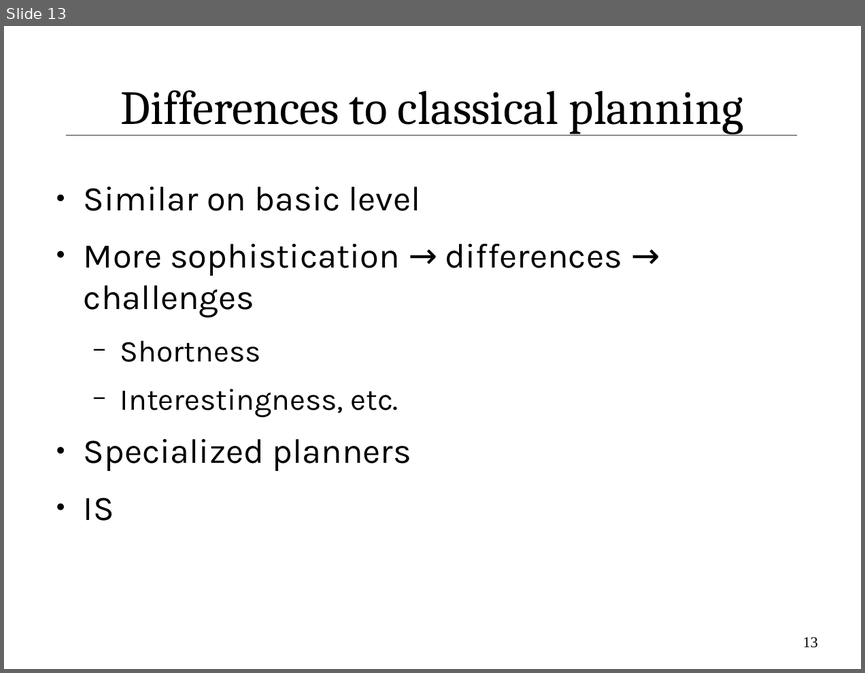
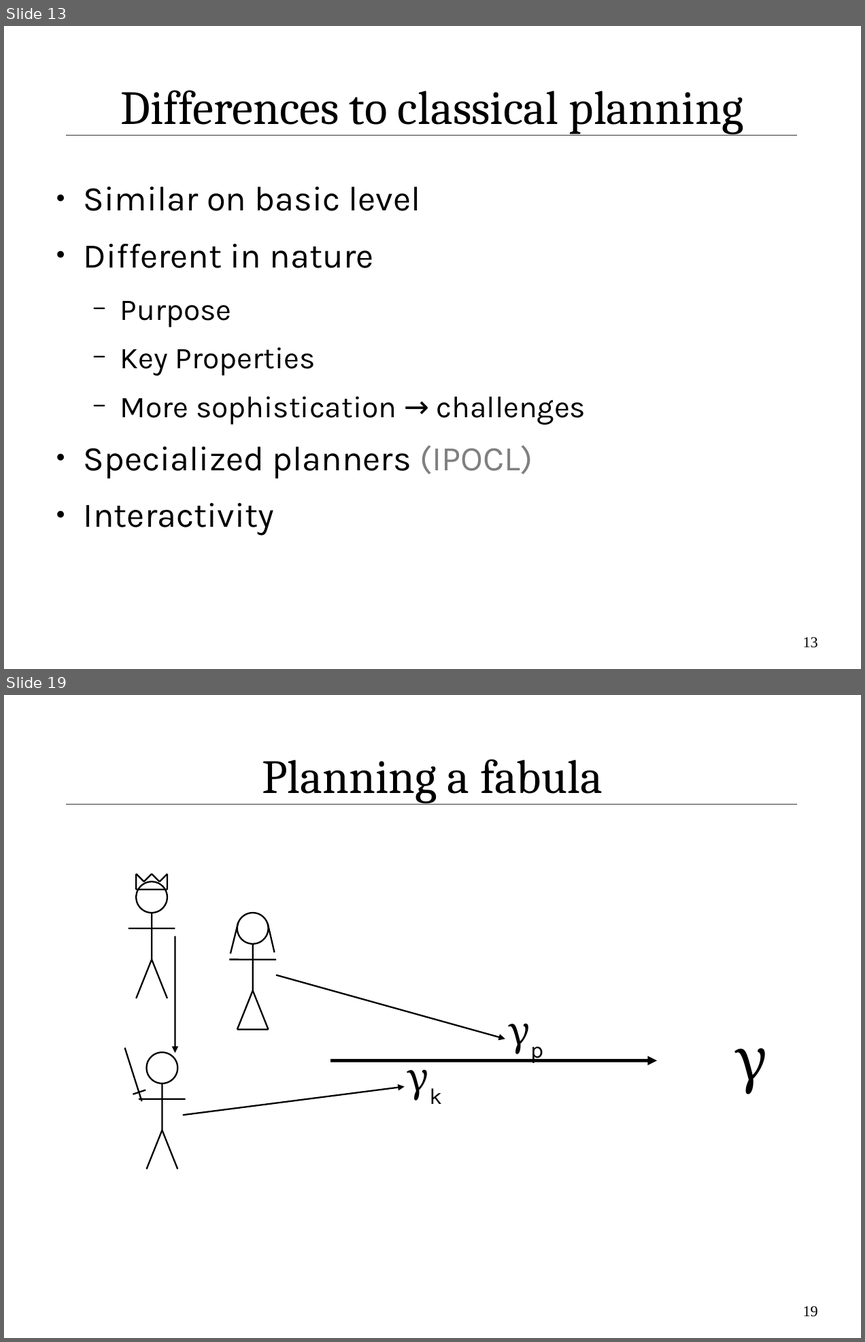
Before and after one commit to IllDepence/ai_seminar, a slide deck: praes/praes.odp. Shown one above the other, each under a label of ours: slide 13 before the commit, slides 13 and 19 after it; the slides between them are not shown. The pictures are 865x673 and 865x1342 pixels, drawn with LibreOffice and Linux fonts; fonts in the diff are those of the drawing. Boxes give left, top, right and bottom in pixels: in the first picture for what was removed or moved away, otherwise in the second. Text is boxed around its words. In the diff, an @@ line names an element or a change of style, - is before the commit and + after.

```diff
--- a/praes/praes.odp
+++ b/praes/praes.odp
@@ slide 19 added at (4,695,861,1338), background #FFFFFF; not listed: 1 template element that a slide beside it also shows @@
@@ title added at (262,759,602,803), 44 pt, text #000000 @@
+Planning a fabula
@@ group added at (128,881,175,998): 4 lines, 1 ellipse @@
@@ group added at (136,874,167,889): 7 lines @@
@@ group added at (230,913,276,1030): 4 lines, 1 ellipse @@
@@ arrow added from (175, 936) to (175, 1053), #000000 1.45 pt @@
@@ line added from (238, 922) to (230, 953), #000000 1.45 pt @@
@@ line added from (268, 923) to (275, 952), #000000 1.45 pt @@
@@ arrow added from (276, 975) to (505, 1038), #000000 1.45 pt @@
@@ text added at (509,1006,556,1075), 36 pt, text #000000 @@
+γp
@@ line added from (237, 1030) to (269, 1030), #000000 1.45 pt @@
@@ line added from (141, 1101) to (124, 1048), #000000 1.45 pt @@
@@ group added at (139,1052,185,1168): 4 lines, 1 ellipse @@
@@ arrow added from (330, 1060) to (657, 1060), #000000 2.89 pt @@
@@ text added at (407,1053,455,1122), 36 pt, text #000000 @@
+γk
@@ text added at (734,1048,768,1094), 54 pt, text #000000 @@
+γ
@@ line added from (145, 1090) to (133, 1094), #000000 1.45 pt @@
@@ arrow added from (183, 1115) to (405, 1086), #000000 1.45 pt @@
@@ page number added at (803,1306,818,1317), 14 pt, text #000000 @@
+19
@@ slide 13 changed as well @@
@@ text at (84,244,586,535): text changed @@
-● More sophistication → differences → challenges
-  − Shortness
-  − Interestingness, etc.
-● Specialized planners
-● IS
+● Different in nature
+  − Purpose
+  − Key Properties
+  − More sophistication → challenges
+● Specialized planners (IPOCL)
+● Interactivity
```
Also in this commit, not shown: 14 other slides changed, 9 other slides added, 2 slides removed, 4 other files.
